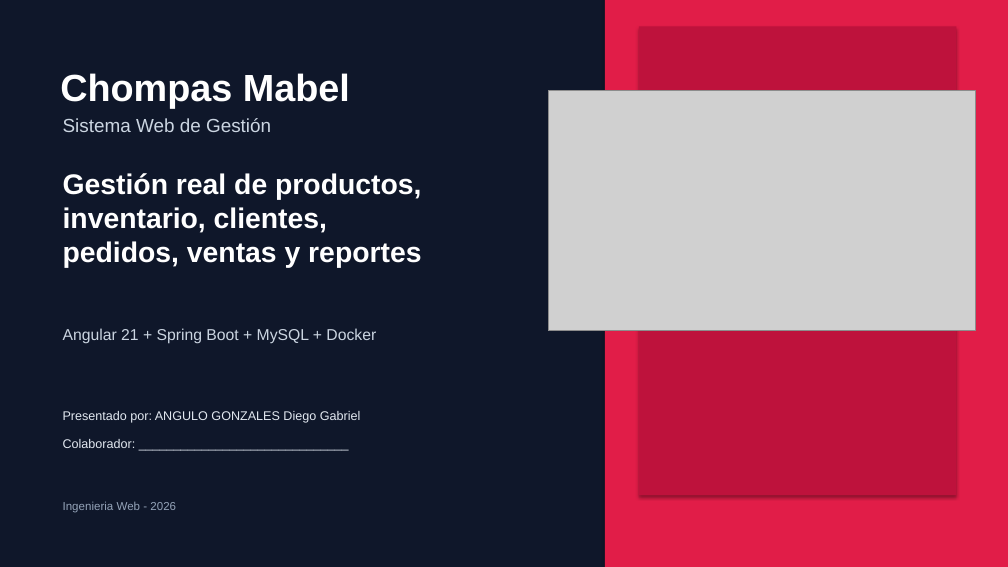
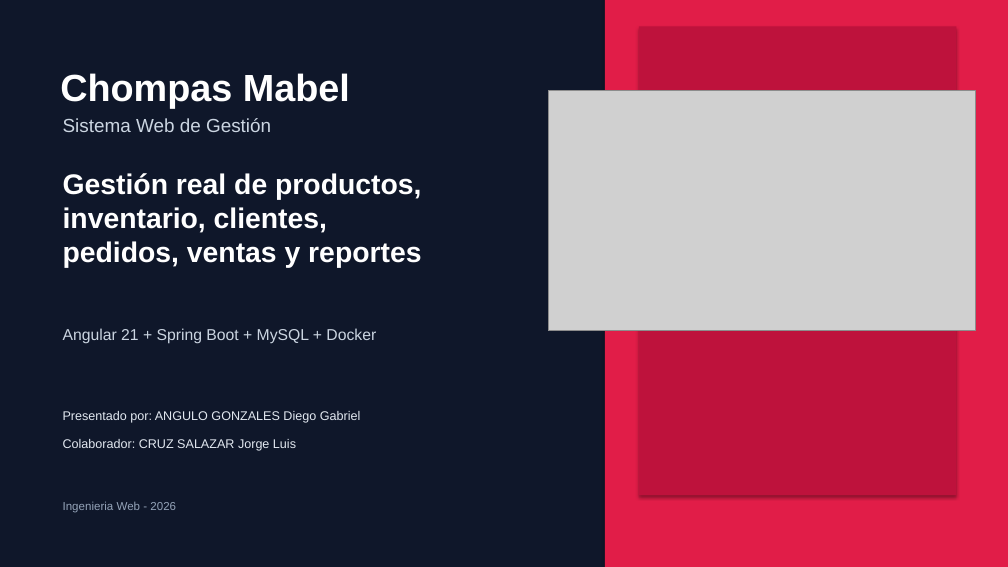
Before and after one commit to DiegoA199/Chompas_Mabel, a slide deck: slide 1 of docs/entregables/Presentacion_Chompas_Mabel.pptx. Drawn at 1008x567 pixels with LibreOffice and Linux fonts; fonts in the diff are those of the drawing; grey boxes stand for pictures. Boxes give left, top, right and bottom in pixels: in the first picture for what was removed or moved away, otherwise in the second. Text is boxed around its words. In the diff, an @@ line names an element or a change of style, - is before the commit and + after.

Commit message:
add collaborator to report and presentation

```diff
--- a/docs/entregables/Presentacion_Chompas_Mabel.pptx
+++ b/docs/entregables/Presentacion_Chompas_Mabel.pptx
@@ text at <box>63,439,296,451</box>: text changed @@
-Colaborador: ______________________________
+Colaborador: CRUZ SALAZAR Jorge Luis
```
Also in this commit, not shown: 1 other file.
